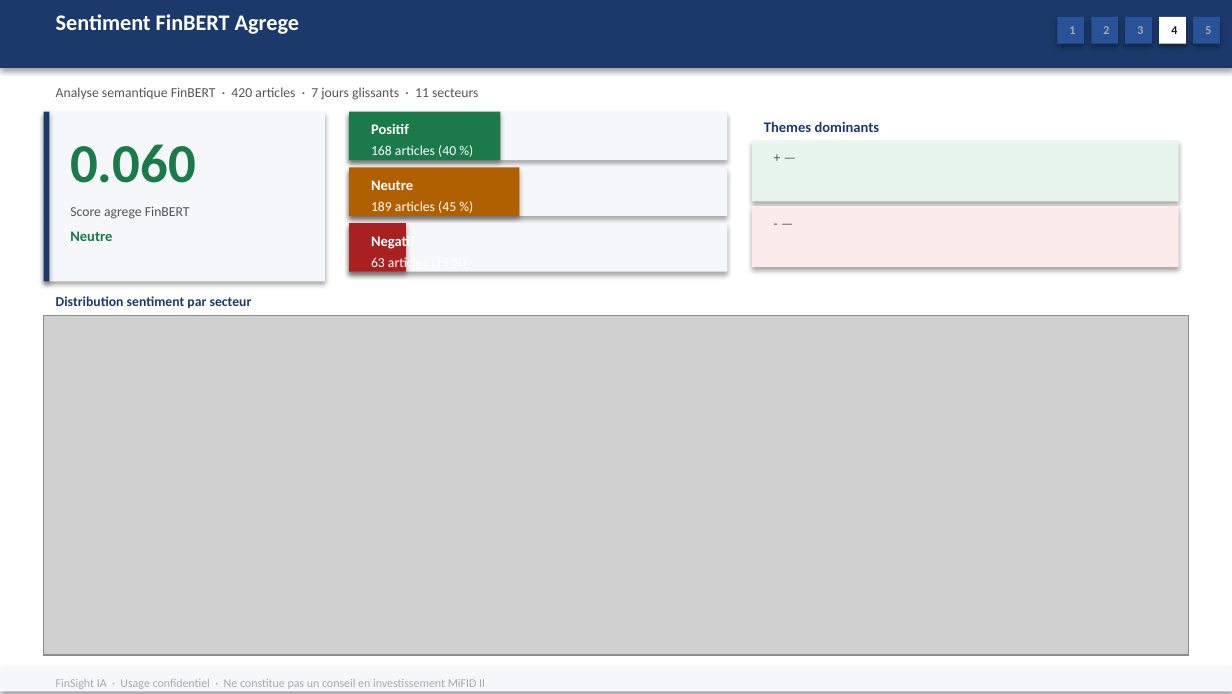
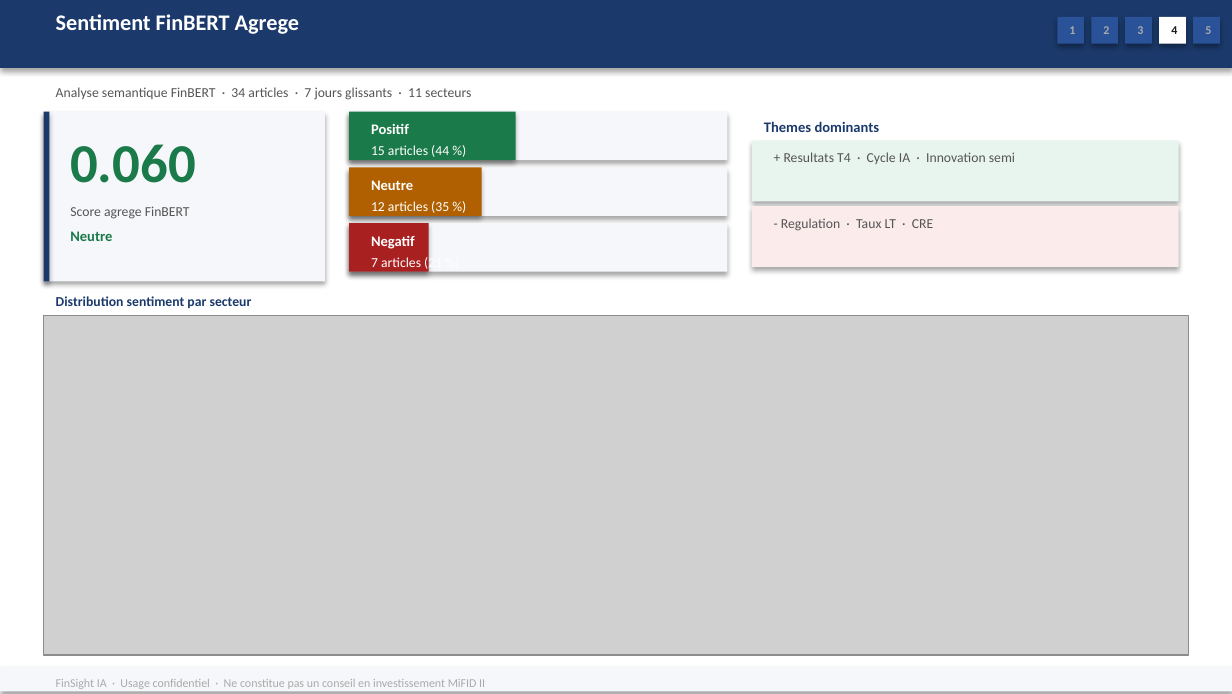
Before and after one commit to baptistejeh07-art/finsight-ia, a slide deck: slide 19 of preview/indice_SP_500/indice_SP_500.pptx. Drawn at 1232x694 pixels with LibreOffice and Linux fonts; fonts in the diff are those of the drawing; grey boxes stand for pictures. Boxes give left, top, right and bottom in pixels: in the first picture for what was removed or moved away, otherwise in the second. Text is boxed around its words. In the diff, an @@ line names an element or a change of style, - is before the commit and + after.

```diff
--- a/preview/indice_SP_500/indice_SP_500.pptx
+++ b/preview/indice_SP_500/indice_SP_500.pptx
@@ text at bbox=[56, 87, 471, 100]: text changed @@
-Analyse semantique FinBERT · 420 articles · 7 jours glissants · 11 secteurs
+Analyse semantique FinBERT · 34 articles · 7 jours glissants · 11 secteurs
@@ rectangle: place and size @@
-rectangle at bbox=[349, 112, 500, 160]
+rectangle at bbox=[349, 112, 515, 160]
@@ text at bbox=[371, 145, 449, 157]: text changed @@
-168 articles (40 %)
+15 articles (44 %)
@@ rectangle: place and size @@
-rectangle at bbox=[349, 168, 519, 216]
+rectangle at bbox=[349, 168, 480, 216]
@@ text at bbox=[784, 152, 1015, 164]: text changed @@
-+ —
++ Resultats T4 · Cycle IA · Innovation semi
@@ text at bbox=[371, 201, 449, 213]: text changed @@
-189 articles (45 %)
+12 articles (35 %)
@@ rectangle: place and size @@
-rectangle at bbox=[349, 223, 405, 271]
+rectangle at bbox=[349, 223, 428, 271]
@@ text at bbox=[781, 218, 933, 231]: text changed @@
-- —
+- Regulation · Taux LT · CRE
@@ text at bbox=[371, 255, 442, 271]: text changed @@
-63 articles (15 %)
+7 articles (21 %)
```
Also in this commit, not shown: 10 other slides changed, 1 other file.
